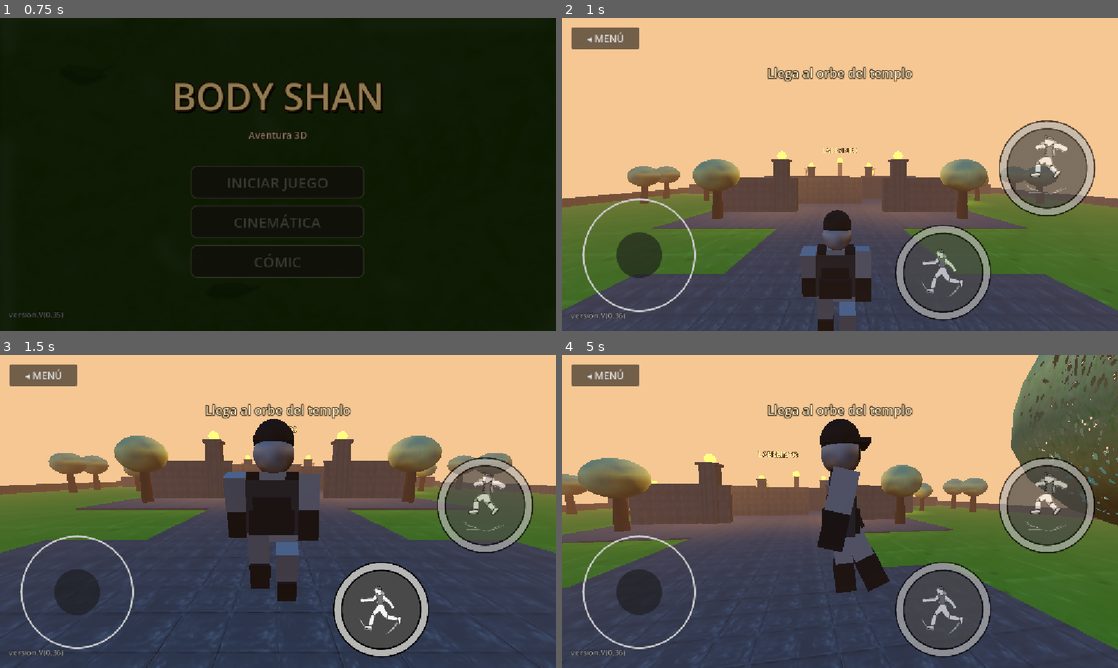
Above: before the commit, frames 1-4 (two rows, left to right).
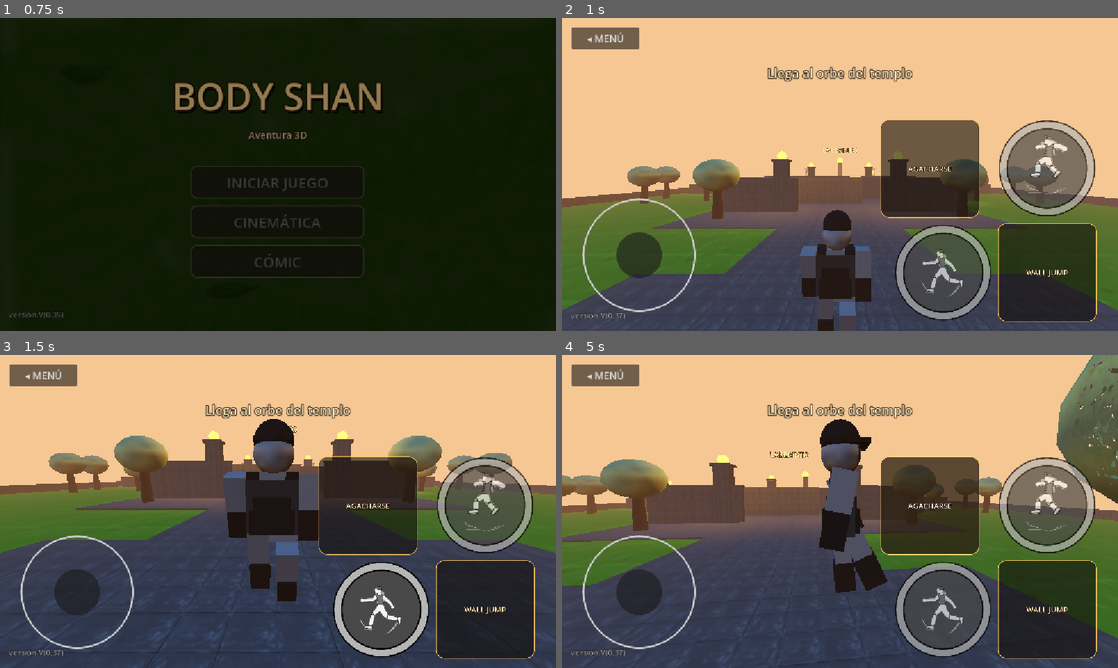
Above: after the commit, the same moments.

Repository: edwarzzzedzdev-collab/SetVideogames
Game: Godot game, scene res://menu_inicio.tscn
The game is run twice, just before and just after one commit, with the same random seed, the same clock (stepped at 60 frames per second) and the same inputs. Video files are missing from this copy of the repository; at most half a second of black plays in their place.
Inputs (mouse positions are in pixels of both pictures, inside the frame that each line leads up to):
- Up to frame 1 (0.75 s): click "INICIAR JUEGO" at 0.5 s
- Up to frame 2 (1 s): no input
- Up to frame 3 (1.5 s): click (383, 608) at 1.25 s
- Up to frame 4 (5 s): click (928, 505) at 2 s, where only the run after the commit has a clickable "AGACHARSE"; click (1045, 608) at 2.75 s, where only the run after the commit has a clickable "WALL JUMP"; click (1045, 505) at 3.5 s; tap Enter (ui_accept) at 4.25 s; move the mouse to (962, 495) at 4.27 s; hold D (move_right) from 4.28 s (still down); hold Shift (sprint) from 4.28 s (still down); click (962, 495) at 4.42 s; tap Space (jump) at 4.52, 4.82 s; tap Ctrl (crouch, bound only after the commit) at 4.55 s

Frame 1 is identical in both runs. In frame 2, 11% of the frame differs, in the area x 10-97%, y 32-98%; in frame 3, 11%; in frame 4, 21%, in the area x 0-100%, y 0-100%.

Commit message:
Añade agacharse y wall jump al movimiento

Diff:
--- a/Body-shan/escenario.gd
+++ b/Body-shan/escenario.gd
@@ -10,8 +10,8 @@
 #   del laberinto.
 # - Permite volver al menú de inicio con el botón MENÚ (o Escape).
 #
-# El resto del comportamiento (movimiento, cámara, salto, carrera y
-# reaparición si se cae) lo aportan personaje.gd, camara.gd y
+# El resto del comportamiento (movimiento, cámara, salto, carrera, agacharse,
+# wall jump y reaparición si se cae) lo aportan personaje.gd, camara.gd y
 # mobile_controls.gd, igual que en el mapa original.
 # =============================================================================
 
--- a/Body-shan/escenario.tscn
+++ b/Body-shan/escenario.tscn
@@ -111,6 +111,42 @@
 fog_enabled = true
 fog_light_color = Color(0.91764706, 0.64705884, 0.4509804, 1)
 fog_density = 0.003
+
+[sub_resource type="StyleBoxFlat" id="StyleBoxBotonNormal"]
+bg_color = Color(0.07058824, 0.05490196, 0.043137256, 0.6)
+border_width_left = 3
+border_width_top = 3
+border_width_right = 3
+border_width_bottom = 3
+border_color = Color(1, 0.78, 0.35, 0.85)
+corner_radius_top_left = 32
+corner_radius_top_right = 32
+corner_radius_bottom_right = 32
+corner_radius_bottom_left = 32
+
+[sub_resource type="StyleBoxFlat" id="StyleBoxBotonHover"]
+bg_color = Color(0.16078432, 0.11764706, 0.07058824, 0.75)
+border_width_left = 3
+border_width_top = 3
+border_width_right = 3
+border_width_bottom = 3
+border_color = Color(1, 0.86, 0.5, 1)
+corner_radius_top_left = 32
+corner_radius_top_right = 32
+corner_radius_bottom_right = 32
+corner_radius_bottom_left = 32
+
+[sub_resource type="StyleBoxFlat" id="StyleBoxBotonPressed"]
+bg_color = Color(0.3137255, 0.2, 0.05882353, 0.9)
+border_width_left = 3
+border_width_top = 3
+border_width_right = 3
+border_width_bottom = 3
+border_color = Color(1, 0.92, 0.65, 1)
+corner_radius_top_left = 32
+corner_radius_top_right = 32
+corner_radius_bottom_right = 32
+corner_radius_bottom_left = 32
 
 [node name="Escenario" type="Node3D" unique_id=154654869]
 script = ExtResource("1_escenario")
@@ -1258,6 +1294,58 @@
 icon = ExtResource("11_correr")
 flat = true
 
+[node name="CrouchButton" type="Button" parent="MobileControls"]
+layout_mode = 1
+anchors_preset = -1
+anchor_left = 1.067
+anchor_top = 0.947
+anchor_right = 1.067
+anchor_bottom = 0.947
+offset_left = -569.18414
+offset_top = -403.656
+offset_right = -175.18414
+offset_bottom = -12.656006
+grow_horizontal = 0
+grow_vertical = 0
+scale = Vector2(0.52, 0.52)
+theme_override_colors/font_color = Color(1, 0.92156863, 0.7529412, 1)
+theme_override_colors/font_outline_color = Color(0.10980392, 0.05882353, 0.015686275, 1)
+theme_override_colors/font_hover_color = Color(1, 1, 1, 1)
+theme_override_colors/font_pressed_color = Color(1, 0.94509804, 0.8, 1)
+theme_override_constants/outline_size = 8
+theme_override_font_sizes/font_size = 30
+theme_override_styles/normal = SubResource("StyleBoxBotonNormal")
+theme_override_styles/hover = SubResource("StyleBoxBotonHover")
+theme_override_styles/pressed = SubResource("StyleBoxBotonPressed")
+theme_override_styles/focus = SubResource("StyleBoxBotonNormal")
+text = "AGACHARSE"
+
+[node name="WallJumpButton" type="Button" parent="MobileControls"]
+layout_mode = 1
+anchors_preset = -1
+anchor_left = 1.067
+anchor_top = 0.947
+anchor_right = 1.067
+anchor_bottom = 0.947
+offset_left = -326.18414
+offset_top = -188.656
+offset_right = 67.81592
+offset_bottom = 202.34398
+grow_horizontal = 0
+grow_vertical = 0
+scale = Vector2(0.52, 0.52)
+theme_override_colors/font_color = Color(1, 0.92156863, 0.7529412, 1)
+theme_override_colors/font_outline_color = Color(0.10980392, 0.05882353, 0.015686275, 1)
+theme_override_colors/font_hover_color = Color(1, 1, 1, 1)
+theme_override_colors/font_pressed_color = Color(1, 0.94509804, 0.8, 1)
+theme_override_constants/outline_size = 8
+theme_override_font_sizes/font_size = 30
+theme_override_styles/normal = SubResource("StyleBoxBotonNormal")
+theme_override_styles/hover = SubResource("StyleBoxBotonHover")
+theme_override_styles/pressed = SubResource("StyleBoxBotonPressed")
+theme_override_styles/focus = SubResource("StyleBoxBotonNormal")
+text = "WALL JUMP"
+
 [node name="Interfaz" type="Control" parent="." unique_id=1407798420]
 layout_mode = 3
 anchors_preset = 15
@@ -1328,7 +1416,7 @@
 theme_override_colors/font_outline_color = Color(0, 0, 0, 0.8)
 theme_override_constants/outline_size = 4
 theme_override_font_sizes/font_size = 16
-text = "versión.V(0,36)"
+text = "versión.V(0,37)"
 
 [node name="Mensaje" type="Control" parent="Interfaz" unique_id=1936384471]
 visible = false
--- a/Body-shan/mobile_controls.gd
+++ b/Body-shan/mobile_controls.gd
@@ -1,13 +1,13 @@
 # =============================================================================
-# mobile_controls.gd - Botones táctiles de salto y carrera para body-shan
+# mobile_controls.gd - Botones táctiles de salto, carrera, agacharse y wall jump
 # =============================================================================
-# Este script se adjunta al nodo Control "MobileControls" de "mapa.tscn".
+# Este script se adjunta al nodo Control "MobileControls" de "escenario.tscn".
 #
 # QUÉ HACE:
 # - Detecta si el juego se está ejecutando en un dispositivo táctil (móvil).
 # - Muestra u oculta los controles táctiles según esa detección, pudiendo
 #   forzarlos visibles en escritorio con "force_show_on_desktop".
-# - Conecta los botones "SALTO" y "CORRER" con el jugador.
+# - Conecta los botones "SALTO", "CORRER", "AGACHARSE" y "WALL JUMP".
 #
 # CÓMO SE COMUNICA CON EL JUGADOR:
 # El jugador (CharacterBody3D) pertenece al grupo "player". En lugar de
@@ -16,9 +16,13 @@
 # conocer la ruta exacta del jugador.
 #
 # CONTROLES:
-#   - Botón SALTO  : pide un salto por cada pulsación (request_jump()).
-#   - Botón CORRER : mantiene la carrera mientras se mantiene pulsado
-#                    (set_touch_sprint(true/false)).
+#   - Botón SALTO     : pide un salto por cada pulsación (request_jump()).
+#   - Botón CORRER    : mantiene la carrera mientras se mantiene pulsado
+#                       (set_touch_sprint(true/false)).
+#   - Botón AGACHARSE : mantiene el agachado mientras se mantiene pulsado
+#                       (set_touch_crouch(true/false)).
+#   - Botón WALL JUMP : pide un salto de pared por cada pulsación
+#                       (request_wall_jump()).
 # =============================================================================
 
 # Hereda de Control: nodo de interfaz que puede contener botones y recibir
@@ -78,6 +82,17 @@
 	$SprintButton.button_down.connect(_on_sprint_button_down)
 	$SprintButton.button_up.connect(_on_sprint_button_up)
 
+	# Los botones nuevos se conectan solo si existen en la escena. Así este
+	# script sigue funcionando en escenas antiguas que no los tengan.
+	var crouch_button := get_node_or_null("CrouchButton") as Button
+	if crouch_button:
+		crouch_button.button_down.connect(_on_crouch_button_down)
+		crouch_button.button_up.connect(_on_crouch_button_up)
+
+	var wall_jump_button := get_node_or_null("WallJumpButton") as Button
+	if wall_jump_button:
+		wall_jump_button.button_down.connect(_on_wall_jump_button_down)
+
 
 ## _exit_tree() se ejecuta al salir de la escena. Si el botón de correr seguía
 ## pulsado (por ejemplo, al cambiar de escena), se avisa al jugador para que
@@ -85,6 +100,7 @@
 func _exit_tree() -> void:
 	if _is_touch_device or force_show_on_desktop:
 		get_tree().call_group("player", "set_touch_sprint", false)
+		get_tree().call_group("player", "set_touch_crouch", false)
 
 
 # -----------------------------------------------------------------------------
@@ -105,3 +121,20 @@
 ## Desactiva la carrera al soltar el botón.
 func _on_sprint_button_up() -> void:
 	get_tree().call_group("player", "set_touch_sprint", false)
+
+
+## Mantiene el agachado mientras el botón esté pulsado.
+func _on_crouch_button_down() -> void:
+	get_tree().call_group("player", "set_touch_crouch", true)
+
+
+## Deja de agacharse al soltar el botón. Si no hay espacio para levantarse,
+## el jugador seguirá agachado hasta que pueda.
+func _on_crouch_button_up() -> void:
+	get_tree().call_group("player", "set_touch_crouch", false)
+
+
+## Pide un wall jump. Solo se aplica si el jugador está en el aire tocando
+## una pared; en caso contrario, la petición se descarta.
+func _on_wall_jump_button_down() -> void:
+	get_tree().call_group("player", "request_wall_jump")
--- a/Body-shan/personaje.gd
+++ b/Body-shan/personaje.gd
@@ -13,12 +13,18 @@
 #   - WASD o flechas : desplazarse en relación a la cámara.
 #   - Shift          : correr (multiplica la velocidad).
 #   - Espacio        : saltar (solo desde el suelo).
+#   - Ctrl           : agacharse (mantener pulsado).
+#   - J              : wall jump (salto desde una pared).
 #   - Joystick táctil: desplazarse en móvil.
 #   - Botón SALTO    : saltar en móvil.
 #   - Botón CORRER   : correr mientras se mantiene pulsado en móvil.
+#   - Botón AGACHARSE: agacharse mientras se mantiene pulsado en móvil.
+#   - Botón WALL JUMP: saltar desde una pared en móvil.
 #
 # El movimiento es horizontal, con aceleración y desaceleración, gravedad
-# cuando el cuerpo está en el aire y reaparición si el jugador cae del mapa.
+# cuando el cuerpo está en el aire, deslizamiento por paredes, wall jump,
+# coyote time (margen para saltar tras dejar el borde) y reaparición si el
+# jugador cae del mapa.
 # =============================================================================
 
 # Hereda de CharacterBody3D: un cuerpo cinemático que se mueve con
@@ -62,6 +68,32 @@
 ## Velocidad horizontal (m/s) por debajo de la cual se considera que el
 ## jugador está quieto y la animación de caminar se detiene.
 @export var animation_speed_threshold: float = 0.2
+
+## Multiplicador de velocidad mientras el jugador está agachado.
+## 0.45 significa que se mueve al 45 % de su velocidad normal.
+@export_range(0.1, 1.0, 0.05) var crouch_speed_multiplier: float = 0.45
+
+## Altura total (m) de la cápsula de colisión cuando el jugador se agacha.
+## Al agacharse también se comprime el modelo para que se note visualmente.
+@export var crouch_height: float = 1.5
+
+## Impulso vertical (m/s) que se aplica al hacer un wall jump.
+@export var wall_jump_velocity: float = 6.0
+
+## Empuje horizontal (m/s) del wall jump. Aleja al jugador de la pared.
+@export var wall_jump_push: float = 6.5
+
+## Velocidad máxima de caída (m/s) al deslizarse pegado a una pared.
+## Un valor bajo hace que la caída sea lenta, como si el personaje se agarrara.
+@export var wall_slide_speed: float = 2.2
+
+## Tiempo (s) después de salir de una plataforma en el que todavía se puede
+## saltar. Se conoce como "coyote time" y perdona pulsaciones tardías.
+@export var coyote_time: float = 0.12
+
+## Tiempo (s) que se recuerda una pulsación de salto antes de aterrizar.
+## Se conoce como "jump buffer" y perdona pulsaciones anticipadas.
+@export var jump_buffer_time: float = 0.12
 
 
 # -----------------------------------------------------------------------------
@@ -93,6 +125,31 @@
 ## Indica si el botón táctil de correr está siendo pulsado. Equivale a
 ## mantener Shift en teclado.
 var _touch_sprint: bool = false
+
+## Indica si el botón táctil AGACHARSE está siendo pulsado.
+var _touch_crouch: bool = false
+
+## Petición de wall jump hecha con el botón táctil. Se consume en el
+## siguiente paso de física, igual que _jump_requested.
+var _wall_jump_requested: bool = false
+
+## Estado actual de agachado.
+var _is_crouching: bool = false
+
+## Tiempo restante de "coyote time" y de "jump buffer".
+var _coyote_timer: float = 0.0
+var _jump_buffer_timer: float = 0.0
+
+## Cápsula de colisión del jugador y nodo del modelo visual. Se guardan en
+## _ready() para poder cambiar su altura al agacharse.
+var _collision_shape: CollisionShape3D = null
+var _capsule: CapsuleShape3D = null
+var _model: Node3D = null
+
+## Altura y posición originales de la cápsula, para restaurarlas al levantarse.
+var _stand_height: float = 0.0
+var _stand_shape_y: float = 0.0
+var _crouch_shape_y: float = 0.0
 
 ## AnimationPlayer del modelo del personaje. Se busca en _ready() para no
 ## depender de la ruta exacta del nodo.
@@ -131,6 +188,22 @@
 		if walk:
 			walk.loop_mode = Animation.LOOP_LINEAR
 
+	# Se localizan la cápsula de colisión y el modelo visual para poder
+	# agacharse sin depender de rutas profundas del árbol.
+	_collision_shape = get_node_or_null("Colision") as CollisionShape3D
+	if _collision_shape:
+		_capsule = _collision_shape.shape as CapsuleShape3D
+		if _capsule:
+			_stand_height = _capsule.height
+			_stand_shape_y = _collision_shape.position.y
+			# El centro de la cápsula debe quedar a media altura para que
+			# sus pies sigan apoyados en el origen del jugador.
+			crouch_height = clampf(
+				crouch_height, _capsule.radius * 2.0 + 0.01, _stand_height)
+			_crouch_shape_y = crouch_height * 0.5
+
+	_model = get_node_or_null("Personaje") as Node3D
+
 
 ## Solicita un salto desde los controles táctiles. La llama mobile_controls.gd
 ## mediante call_group("player", "request_jump") al pulsar el botón SALTO.
@@ -142,6 +215,18 @@
 ## mobile_controls.gd al pulsar y soltar el botón CORRER.
 func set_touch_sprint(pressed: bool) -> void:
 	_touch_sprint = pressed
+
+
+## Solicita un wall jump desde los controles táctiles. La petición solo se
+## aplica si en ese momento el jugador está pegado a una pared en el aire.
+func request_wall_jump() -> void:
+	_wall_jump_requested = true
+
+
+## Activa o desactiva el agachado desde el botón táctil. Se mantiene agachado
+## mientras el botón esté pulsado, igual que mantener Ctrl en teclado.
+func set_touch_crouch(pressed: bool) -> void:
+	_touch_crouch = pressed
 
 
 ## _physics_process() es un método virtual que el motor llama en cada paso de
@@ -151,29 +236,75 @@
 ## por delta hace que el movimiento no dependa de los FPS.
 func _physics_process(delta: float) -> void:
 	# =========================================================================
-	# 1) GRAVEDAD Y SALTO
+	# 1) AGACHARSE
+	# =========================================================================
+	# Se combinan el teclado (Ctrl) y el botón táctil. Mientras se mantiene
+	# pulsado, el jugador se agacha; al soltarlo, se levanta si hay espacio.
+	var wants_crouch := Input.is_action_pressed("crouch") or _touch_crouch
+	if wants_crouch and not _is_crouching:
+		_set_crouching(true)
+	elif not wants_crouch and _is_crouching and _can_stand():
+		_set_crouching(false)
+
+	# =========================================================================
+	# 2) GRAVEDAD, SALTO Y WALL JUMP
 	# =========================================================================
 	# is_on_floor() devuelve true si el cuerpo está apoyado sobre el suelo.
-	# Si no lo está, se aplica gravedad: se resta a la velocidad vertical
-	# (velocity.y) la gravedad multiplicada por el tiempo transcurrido.
-	# "velocity" es una propiedad integrada de CharacterBody3D.
 	# Se combinan el teclado y el botón táctil: basta con que cualquiera de los
-	# dos pida el salto. La petición táctil se borra enseguida para que no se
-	# repita en los siguientes pasos de física.
+	# dos pida el salto. Las peticiones táctiles se borran enseguida para que
+	# no se repitan en los siguientes pasos de física.
 	var wants_jump := Input.is_action_just_pressed("jump") or _jump_requested
+	var wants_wall_jump := (
+		Input.is_action_just_pressed("wall_jump") or _wall_jump_requested)
 	_jump_requested = false
-
-	if not is_on_floor():
+	_wall_jump_requested = false
+
+	# "Coyote time": al estar en el suelo se recarga el margen para saltar;
+	# en el aire se va agotando. Permite saltar poco después de dejar el borde.
+	if is_on_floor():
+		_coyote_timer = coyote_time
+	else:
+		_coyote_timer = maxf(_coyote_timer - delta, 0.0)
+
+	# "Jump buffer": recuerda durante un instante que se pulsó salto, de modo
+	# que si el jugador aterriza justo después, el salto no se pierde.
+	if wants_jump:
+		_jump_buffer_timer = jump_buffer_time
+	else:
+		_jump_buffer_timer = maxf(_jump_buffer_timer - delta, 0.0)
+
+	# ¿Está en el aire y tocando una pared? is_on_wall() se actualiza en
+	# move_and_slide(), así que aquí se usa el estado del paso anterior.
+	var on_wall := not is_on_floor() and is_on_wall()
+
+	if on_wall and (wants_wall_jump or _jump_buffer_timer > 0.0):
+		# Wall jump: impulso vertical y empuje horizontal alejándose de la pared.
+		_perform_wall_jump()
+		_jump_buffer_timer = 0.0
+		_coyote_timer = 0.0
+	elif is_on_floor():
+		# Salto normal desde el suelo si hay una pulsación pendiente.
+		if _jump_buffer_timer > 0.0:
+			velocity.y = jump_velocity
+			_jump_buffer_timer = 0.0
+			_coyote_timer = 0.0
+	elif _jump_buffer_timer > 0.0 and _coyote_timer > 0.0:
+		# Salto dentro del margen de coyote time: el jugador acaba de dejar
+		# el borde de una plataforma y todavía puede saltar.
+		velocity.y = jump_velocity
+		_jump_buffer_timer = 0.0
+		_coyote_timer = 0.0
+	else:
+		# Gravedad normal en el aire.
 		velocity.y -= _gravity * delta
 
-	# Si está en el suelo y el jugador acaba de pulsar "jump", se asigna de
-	# golpe una velocidad vertical positiva. "just_pressed" evita que mantener
-	# la tecla pulsada produzca saltos repetidos.
-	elif wants_jump:
-		velocity.y = jump_velocity
-
-	# =========================================================================
-	# 2) DIRECCIÓN DEL MOVIMIENTO
+		# Deslizamiento por pared: si cae pegado a una pared, se limita la
+		# velocidad de caída para dar tiempo a preparar el wall jump.
+		if on_wall and velocity.y < 0.0:
+			velocity.y = maxf(velocity.y, -wall_slide_speed)
+
+	# =========================================================================
+	# 3) DIRECCIÓN DEL MOVIMIENTO
 	# =========================================================================
 	# Input.get_vector() combina cuatro acciones en un Vector2:
 	#   x = move_right - move_left  (positivo a la derecha)
@@ -223,15 +354,16 @@
 		rotation.y = lerp_angle(rotation.y, target_yaw, 1.0 - exp(-turn_speed * delta))
 
 	# =========================================================================
-	# 3) VELOCIDAD HORIZONTAL
+	# 4) VELOCIDAD HORIZONTAL
 	# =========================================================================
 	# Velocidad objetivo base: la velocidad de caminar.
 	var current_speed := speed
 
-	# Si se mantiene pulsado "sprint" (Shift), se multiplica la velocidad.
-	# is_action_pressed() es true mientras la acción siga pulsada.
-	# Se corre si se mantiene Shift (teclado) o el botón CORRER (táctil).
-	if Input.is_action_pressed("sprint") or _touch_sprint:
+	# Agachado se reduce la velocidad y no se puede correr. Si no está
+	# agachado, Shift o el botón CORRER multiplican la velocidad.
+	if _is_crouching:
+		current_speed *= crouch_speed_multiplier
+	elif Input.is_action_pressed("sprint") or _touch_sprint:
 		current_speed *= sprint_multiplier
 
 	# Vector de velocidad al que se quiere llegar: dirección * velocidad.
@@ -254,7 +386,7 @@
 	move_and_slide()
 
 	# =========================================================================
-	# 4) REAPARICIÓN SI SE CAE DEL MAPA
+	# 5) REAPARICIÓN SI SE CAE DEL MAPA
 	# =========================================================================
 	# Si la coordenada Y del jugador está por debajo del límite, se teletransporta
 	# al punto de aparición y se detiene por completo.
@@ -263,9 +395,70 @@
 		velocity = Vector3.ZERO
 
 	# =========================================================================
-	# 5) ANIMACIÓN DEL MODELO
+	# 6) ANIMACIÓN DEL MODELO
 	# =========================================================================
 	_update_animation()
+
+
+## Cambia entre agachado y de pie. Ajusta la altura de la cápsula de colisión
+## y comprime verticalmente el modelo para que el cambio se note, ya que
+## todavía no existe una animación específica de agacharse.
+func _set_crouching(crouching: bool) -> void:
+	_is_crouching = crouching
+
+	if _capsule and _collision_shape:
+		_capsule.height = crouch_height if crouching else _stand_height
+		_collision_shape.position.y = _crouch_shape_y if crouching else _stand_shape_y
+
+	if _model and _stand_height > 0.0:
+		# Se usa la proporción entre la altura agachada y la altura de pie.
+		# Así el modelo queda aplastado de forma coherente con la cápsula.
+		_model.scale.y = crouch_height / _stand_height if crouching else 1.0
+
+
+## Comprueba si hay sitio para levantarse. Lanza una forma con la cápsula de
+## pie desde la posición actual; si no golpea nada, se puede dejar de agachar.
+func _can_stand() -> bool:
+	if _capsule == null:
+		return true
+
+	# Se deja un pequeño margen para no chocar con el propio suelo.
+	var margin := 0.05
+	var standing_capsule := CapsuleShape3D.new()
+	standing_capsule.radius = _capsule.radius
+	standing_capsule.height = maxf(_stand_height - margin, standing_capsule.radius * 2.0)
+
+	var query := PhysicsShapeQueryParameters3D.new()
+	query.shape = standing_capsule
+	query.collision_mask = collision_mask
+	var exclude: Array[RID] = [get_rid()]
+	query.exclude = exclude
+	query.transform = Transform3D(
+		global_transform.basis,
+		global_position + Vector3.UP * (_stand_shape_y + margin * 0.5))
+
+	var hits := get_world_3d().direct_space_state.intersect_shape(query, 1)
+	return hits.is_empty()
+
+
+## Aplica el impulso del wall jump usando la normal de la pared tocada.
+## get_wall_normal() apunta desde la pared hacia el jugador.
+func _perform_wall_jump() -> void:
+	var wall_normal := get_wall_normal()
+	wall_normal.y = 0.0
+
+	# Respaldo por si la normal no es horizontal (esquinas o rampas).
+	if wall_normal.length_squared() < 0.001:
+		wall_normal = -global_transform.basis.z
+	wall_normal = wall_normal.normalized()
+
+	# Empuje horizontal hacia fuera de la pared + impulso vertical.
+	velocity.x = wall_normal.x * wall_jump_push
+	velocity.z = wall_normal.z * wall_jump_push
+	velocity.y = wall_jump_velocity
+
+	# El personaje mira en la dirección en la que sale despedido.
+	rotation.y = atan2(-wall_normal.x, -wall_normal.z)
 
 
 ## Reproduce la animación de caminar mientras el jugador se desplaza por el
--- a/Body-shan/project.godot
+++ b/Body-shan/project.godot
@@ -61,6 +61,16 @@
 "events": [Object(InputEventKey,"resource_local_to_scene":false,"resource_name":"","device":-1,"window_id":0,"alt_press …(195 unchanged characters)…
 ]
 }
+crouch={
+"deadzone": 0.5,
+"events": [Object(InputEventKey,"resource_local_to_scene":false,"resource_name":"","device":-1,"window_id":0,"alt_pressed":false,"shift_pressed":false,"ctrl_pressed":false,"meta_pressed":false,"pressed":false,"keycode":0,"physical_keycode":4194326,"key_label":0,"unicode":0,"location":0,"echo":false,"script":null)
+]
+}
+wall_jump={
+"deadzone": 0.5,
+"events": [Object(InputEventKey,"resource_local_to_scene":false,"resource_name":"","device":-1,"window_id":0,"alt_pressed":false,"shift_pressed":false,"ctrl_pressed":false,"meta_pressed":false,"pressed":false,"keycode":0,"physical_keycode":74,"key_label":0,"unicode":0,"location":0,"echo":false,"script":null)
+]
+}
 
 [input_devices]
 
